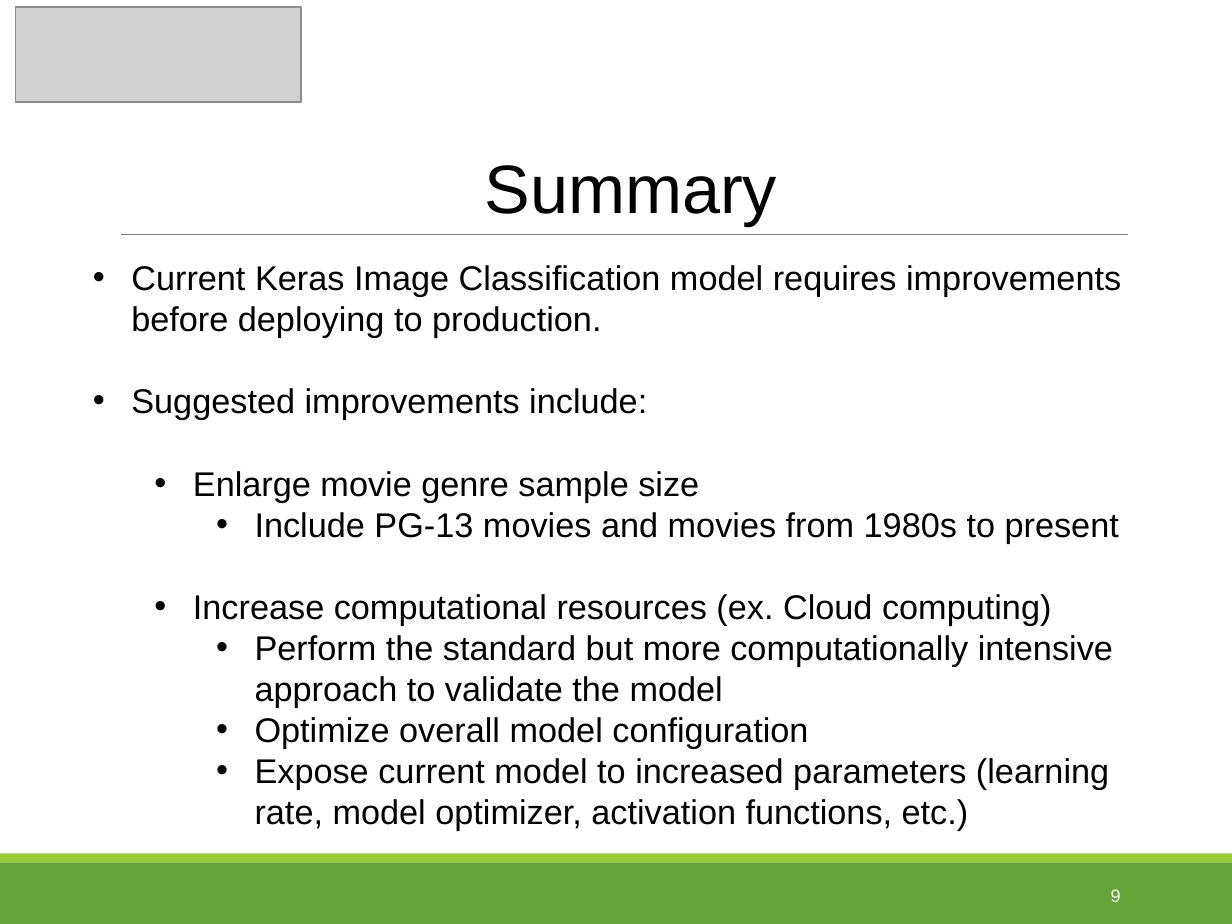
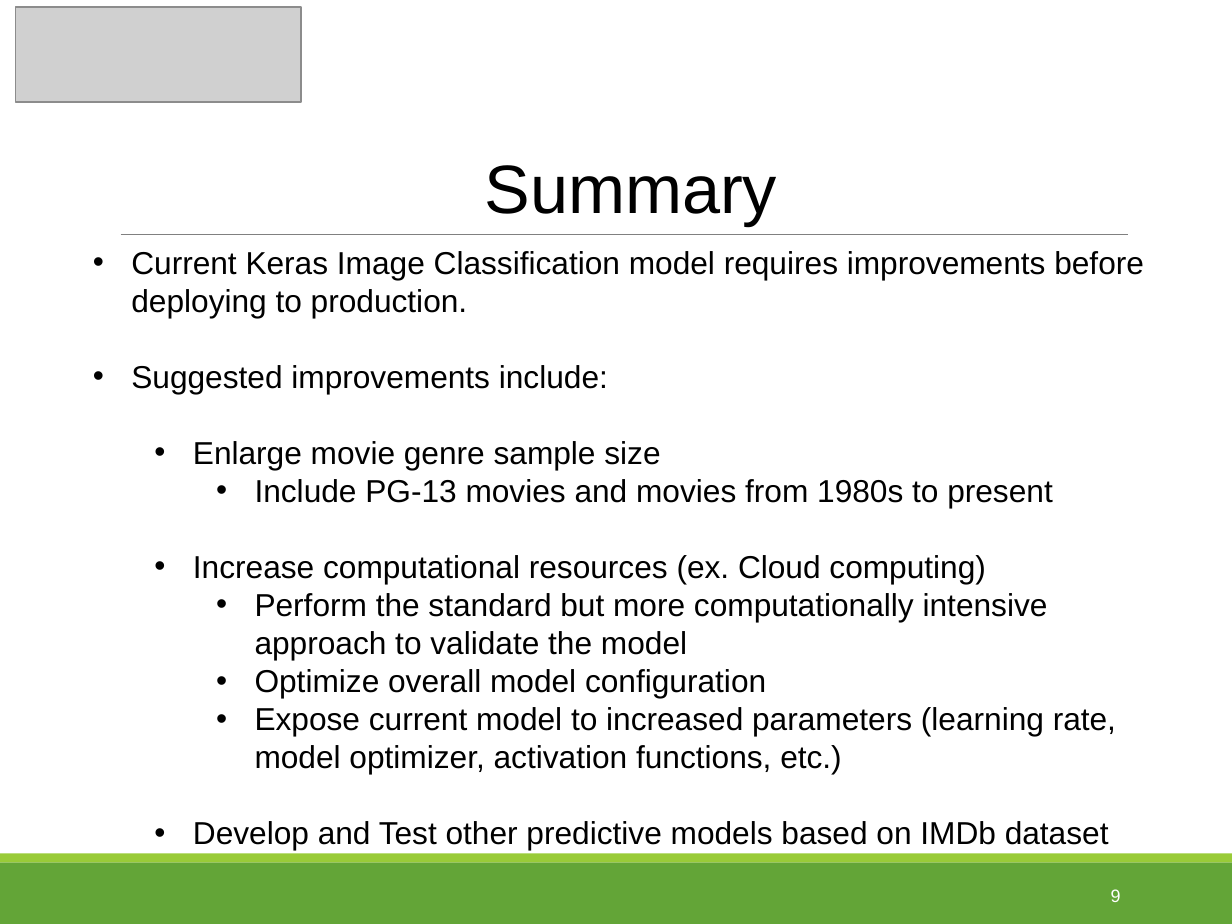
Before and after one commit to tpoozhikala/IMDB_Classification, a slide deck: slide 9 of 6_Documentation/IMDb_Classification_Presentation.pptx. Drawn at 1232x924 pixels with LibreOffice and Linux fonts; fonts in the diff are those of the drawing; grey boxes stand for pictures. Boxes give left, top, right and bottom in pixels: in the first picture for what was removed or moved away, otherwise in the second. Text is boxed around its words. In the diff, an @@ line names an element or a change of style, - is before the commit and + after.

```diff
--- a/6_Documentation/IMDb_Classification_Presentation.pptx
+++ b/6_Documentation/IMDb_Classification_Presentation.pptx
@@ text at <box>131,251,1144,774</box>: size 20 to 18.5 pt in "Current Keras Image Classification model requires improvemen ...", "Suggested improvements include:", "Enlarge movie genre sample size", "Include PG-13 movies and movies from 1980s ..." and 4 more places @@
@@ text at <box>193,821,1109,850</box>: paragraph added @@
+  • Develop and Test other predictive models based on IMDb dataset
```
Also in this commit, not shown: 3 other slides changed, 4 other files.
